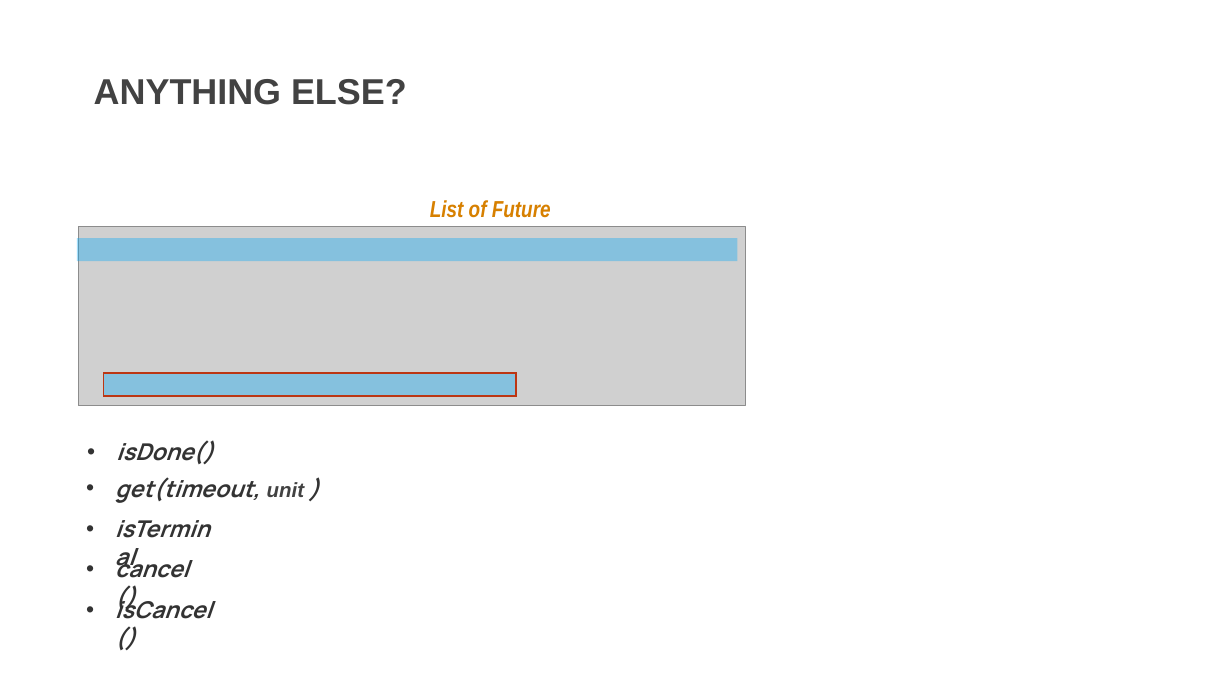
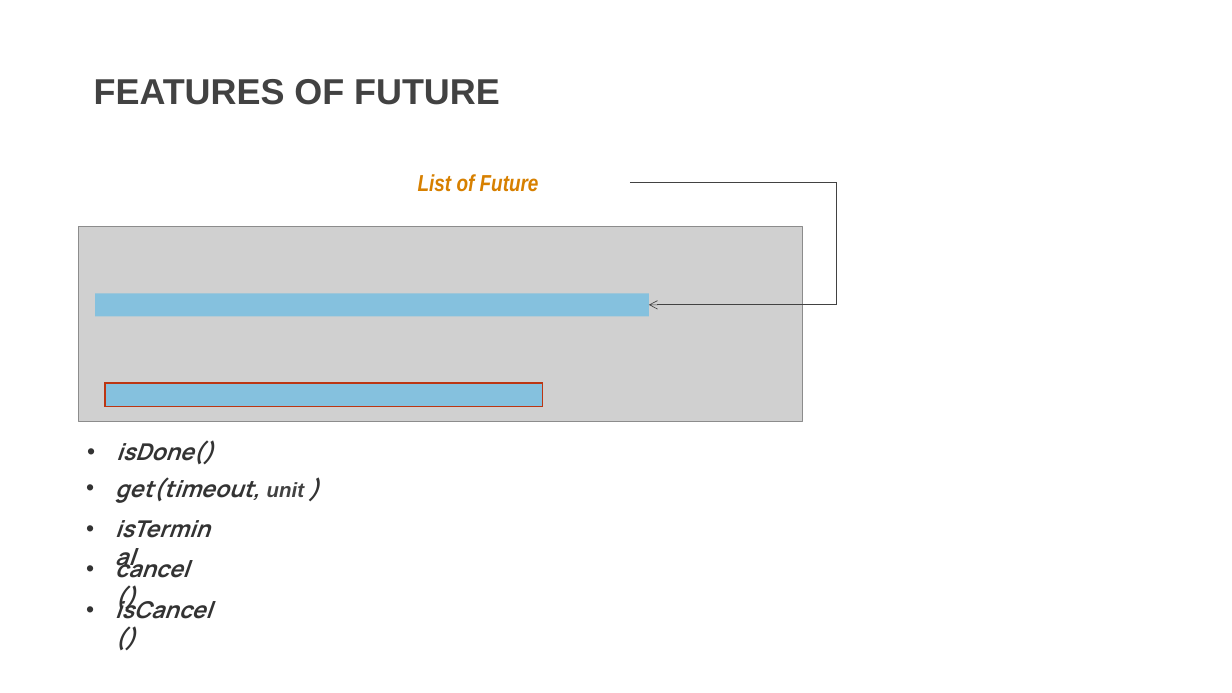
Before and after one commit to DevDay2019-AxonActive/DevDay2019---Advanced-Java, a slide deck: slide 6 of presentations/java_future.pptx. Drawn at 1232x693 pixels with LibreOffice and Linux fonts; fonts in the diff are those of the drawing; grey boxes stand for pictures; background and template pictures are left out. Boxes give left, top, right and bottom in pixels: in the first picture for what was removed or moved away, otherwise in the second. Text is boxed around its words. In the diff, an @@ line names an element or a change of style, - is before the commit and + after.

```diff
--- a/presentations/java_future.pptx
+++ b/presentations/java_future.pptx
@@ text at [94, 79, 500, 105]: text changed @@
-ANYTHING ELSE?
+FEATURES OF FUTURE
@@ text "List of Future": place and size @@
-text "List of Future" at [430, 200, 551, 218]
+text "List of Future" at [418, 174, 539, 192]
@@ elbow arrow added from (630, 183) to (649, 305), #424242 0.5 pt @@
@@ picture: place and size @@
-picture at [79, 226, 746, 406]
+picture at [79, 226, 803, 421]
@@ rectangle: place and size @@
-rectangle at [77, 238, 738, 262]
+rectangle at [95, 293, 649, 316]
@@ rectangle: place and size @@
-rectangle at [104, 373, 516, 396]
+rectangle at [105, 384, 543, 407]
```
Also in this commit, not shown: 17 other slides changed.
